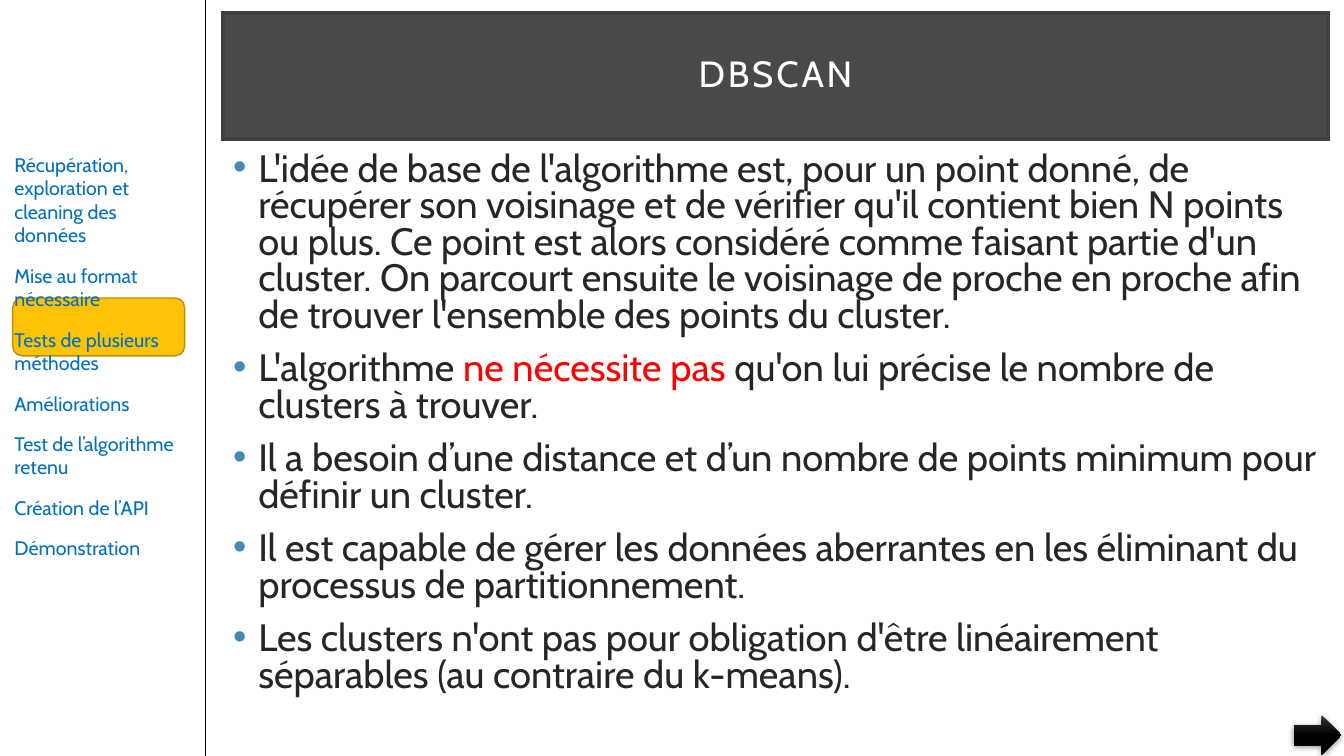
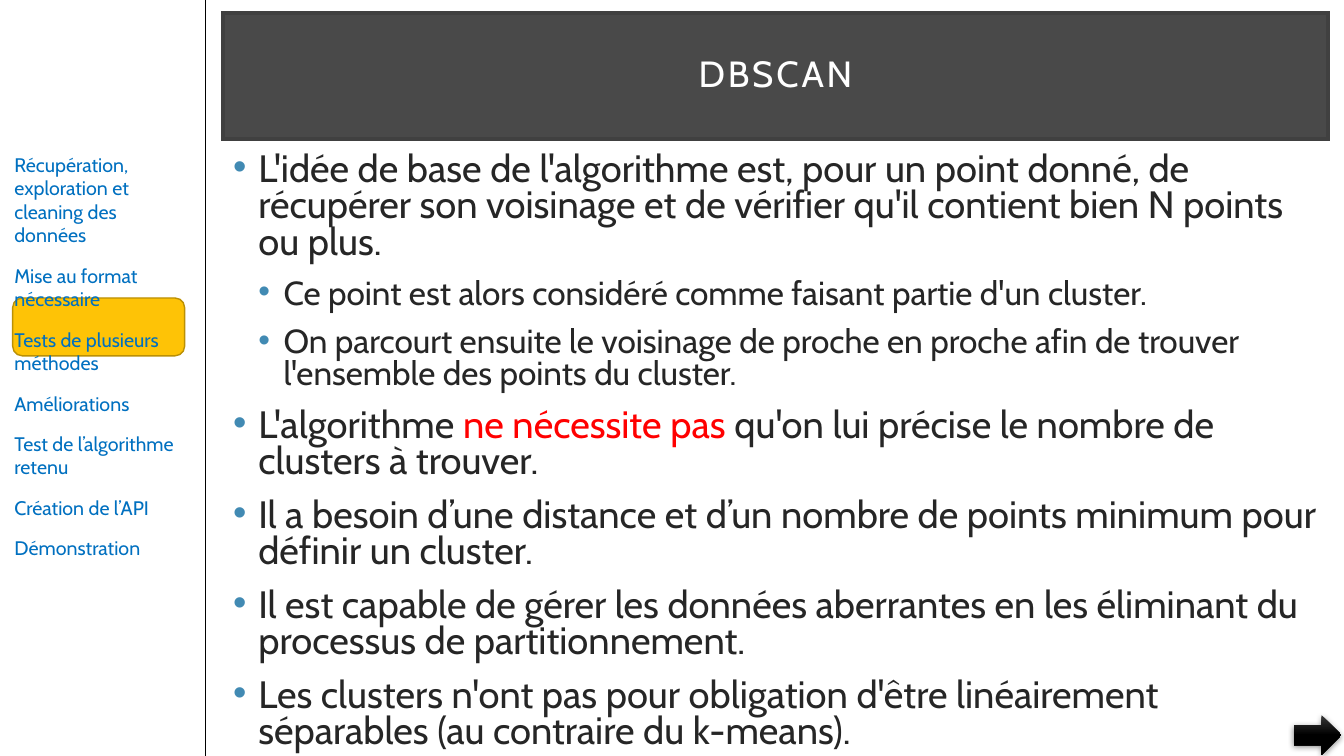
Before and after one commit to pfroide/python, a slide deck: slide 20 of Projet_3/p3.pptx (slide 19 before the commit). Drawn at 1344x756 pixels with LibreOffice and Linux fonts; fonts in the diff are those of the drawing. Boxes give left, top, right and bottom in pixels: in the first picture for what was removed or moved away, otherwise in the second. Text is boxed around its words. In the diff, an @@ line names an element or a change of style, - is before the commit and + after.

```diff
--- a/Projet_3/p3.pptx
+++ b/Projet_3/p3.pptx
@@ text at (258, 153, 1283, 393): text changed; size 27.2 to 23.8 pt @@
-• L'idée de base de l'algorithme est, pour un point donné, de récupérer son voisinage et de vérifier qu'il contient bien N points ou plus. Ce point est alors considéré comme faisant partie d'un cluster. On parcourt ensuite le voisinage de proche en proche afin de trouver l'ensemble des points du cluster.
+• L'idée de base de l'algorithme est, pour un point donné, de récupérer son voisinage et de vérifier qu'il contient bien N points ou plus.
+  • Ce point est alors considéré comme faisant partie d'un cluster.
+  • On parcourt ensuite le voisinage de proche en proche afin de trouver l'ensemble des points du cluster.
```
Also in this commit, not shown: 13 other slides changed, 1 slide added.
